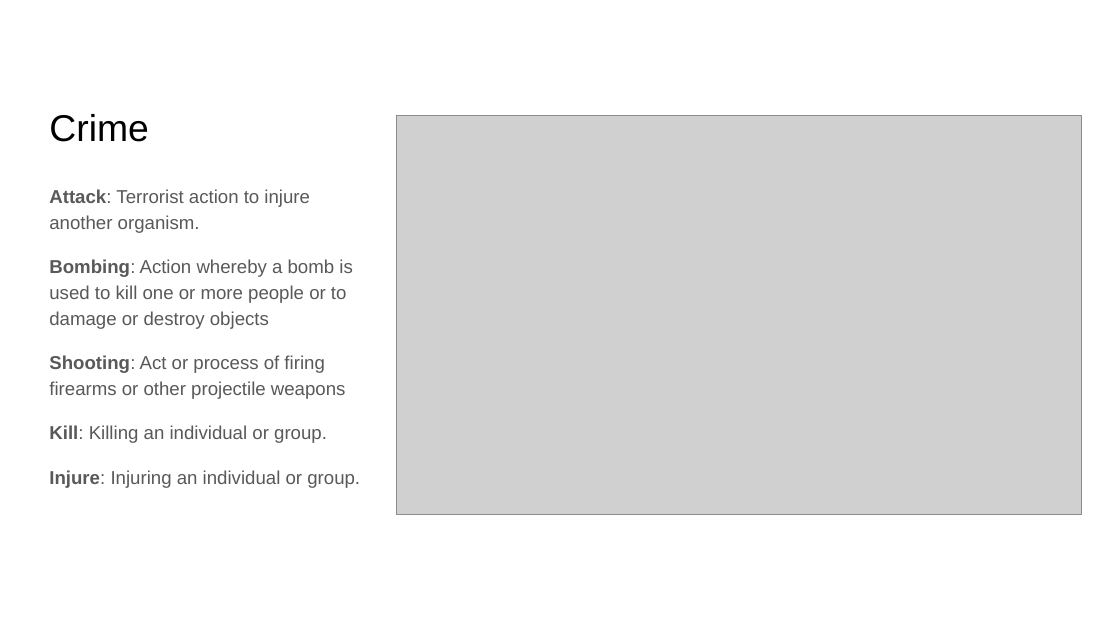
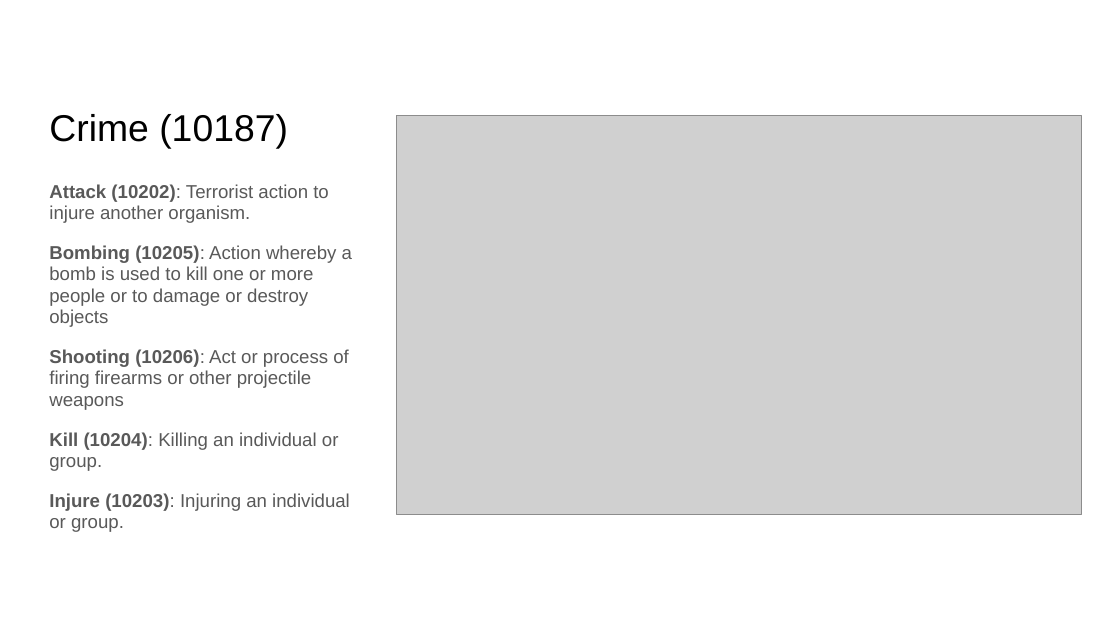
Before and after one commit to RESIN-KAIROS/schemalib, a slide deck: slide 6 of hrf/terrorist_attack.pptx. Drawn at 1120x630 pixels with LibreOffice and Linux fonts; fonts in the diff are those of the drawing; grey boxes stand for pictures. Boxes give left, top, right and bottom in pixels: in the first picture for what was removed or moved away, otherwise in the second. Text is boxed around its words. In the diff, an @@ line names an element or a change of style, - is before the commit and + after.

Commit message:
HRF mass shooting, terrorist attack

```diff
--- a/hrf/terrorist_attack.pptx
+++ b/hrf/terrorist_attack.pptx
@@ title at [49,114,288,149]: text changed @@
-Crime
+Crime (10187)
@@ text at [49,184,352,532]: text changed @@
-Attack: Terrorist action to injure another organism.
-Bombing: Action whereby a bomb is used to kill one or more people or to damage or destroy objects
-Shooting: Act or process of firing firearms or other projectile weapons
-Kill: Killing an individual or group.
-Injure: Injuring an individual or group.
+Attack (10202): Terrorist action to injure another organism.
+Bombing (10205): Action whereby a bomb is used to kill one or more people or to damage or destroy objects
+Shooting (10206): Act or process of firing firearms or other projectile weapons
+Kill (10204): Killing an individual or group.
+Injure (10203): Injuring an individual or group.
```
Also in this commit, not shown: 5 other slides changed, 1 other file.
